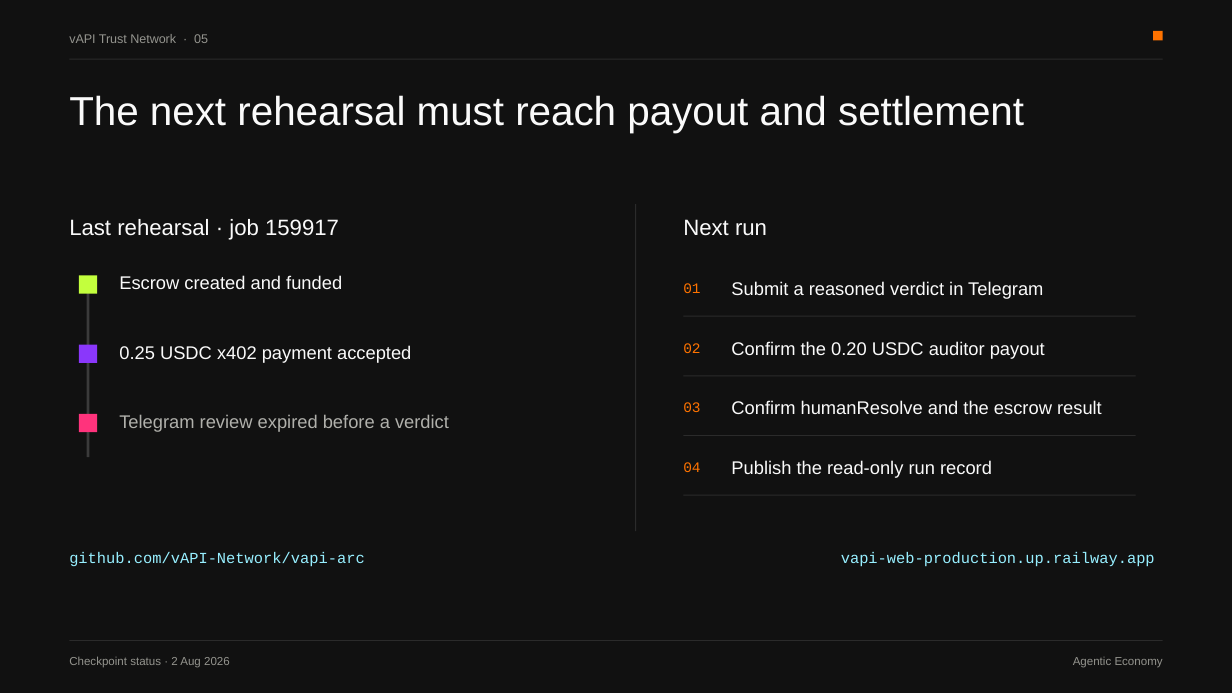
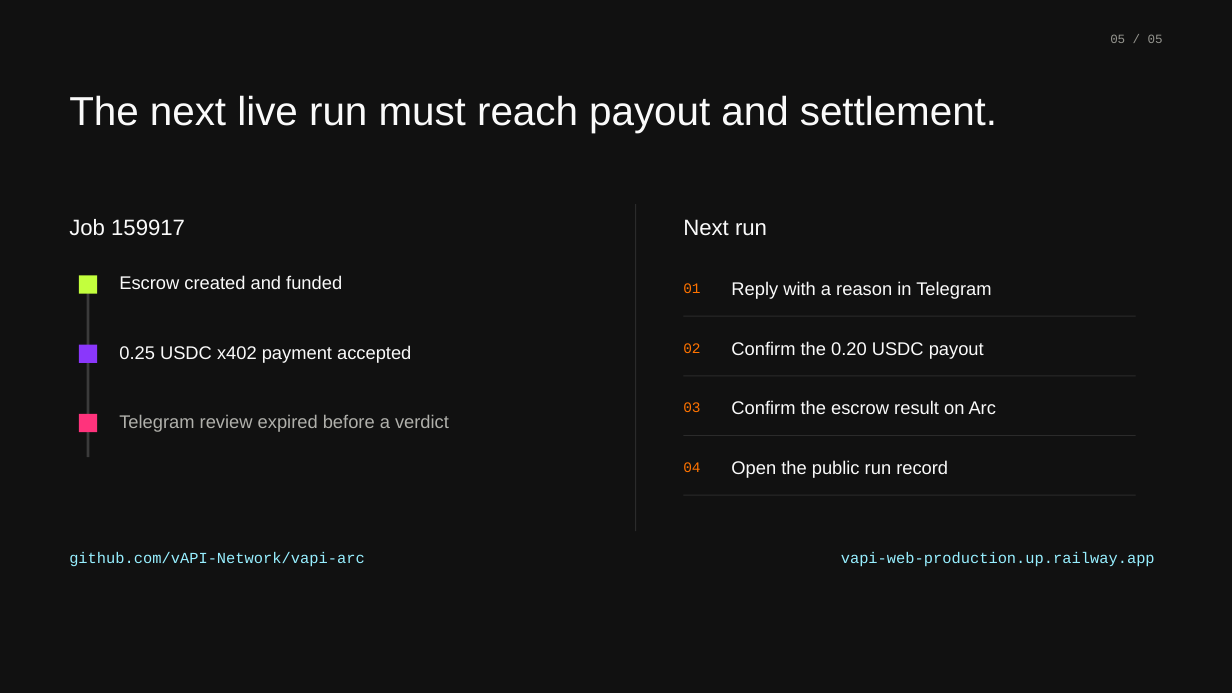
Before and after one commit to vAPI-Network/vapi-arc, a slide deck: slide 5 of docs/submission/vapi-trust-network-checkpoint-2.pptx. Drawn at 1232x693 pixels with LibreOffice and Linux fonts; fonts in the diff are those of the drawing. Boxes give left, top, right and bottom in pixels: in the first picture for what was removed or moved away, otherwise in the second. Text is boxed around its words. In the diff, an @@ line names an element or a change of style, - is before the commit and + after.

Commit message:
docs: simplify checkpoint presentation

```diff
--- a/docs/submission/vapi-trust-network-checkpoint-2.pptx
+++ b/docs/submission/vapi-trust-network-checkpoint-2.pptx
@@ text removed at (69, 34, 208, 43) @@
-vAPI Trust Network · 05
@@ rectangle removed at (69, 59, 1163, 60) @@
@@ text added at (1110, 34, 1163, 43), 9.8 pt, text #94948E @@
+05 / 05
@@ rectangle removed at (1153, 30, 1163, 40) @@
@@ text at (69, 95, 997, 133): text changed @@
-The next rehearsal must reach payout and settlement
+The next live run must reach payout and settlement.
@@ text at (69, 219, 185, 236): text changed @@
-Last rehearsal · job 159917
+Job 159917
@@ text at (731, 281, 991, 299): text changed @@
-Submit a reasoned verdict in Telegram
+Reply with a reason in Telegram
@@ text at (731, 341, 984, 359): text changed @@
-Confirm the 0.20 USDC auditor payout
+Confirm the 0.20 USDC payout
@@ text at (731, 400, 996, 414): text changed @@
-Confirm humanResolve and the escrow result
+Confirm the escrow result on Arc
@@ text at (731, 460, 948, 478): text changed @@
-Publish the read-only run record
+Open the public run record
@@ rectangle removed at (69, 640, 1163, 641) @@
@@ text removed at (69, 656, 230, 668) @@
-Checkpoint status · 2 Aug 2026
@@ text removed at (1073, 657, 1163, 668) @@
-Agentic Economy
```
Also in this commit, not shown: 4 other slides changed, 2 other files.
